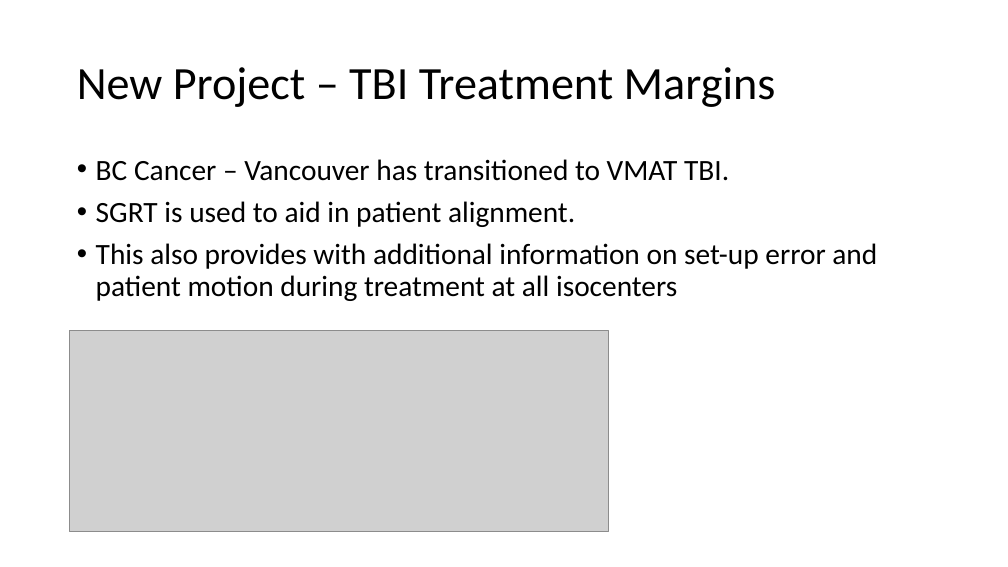
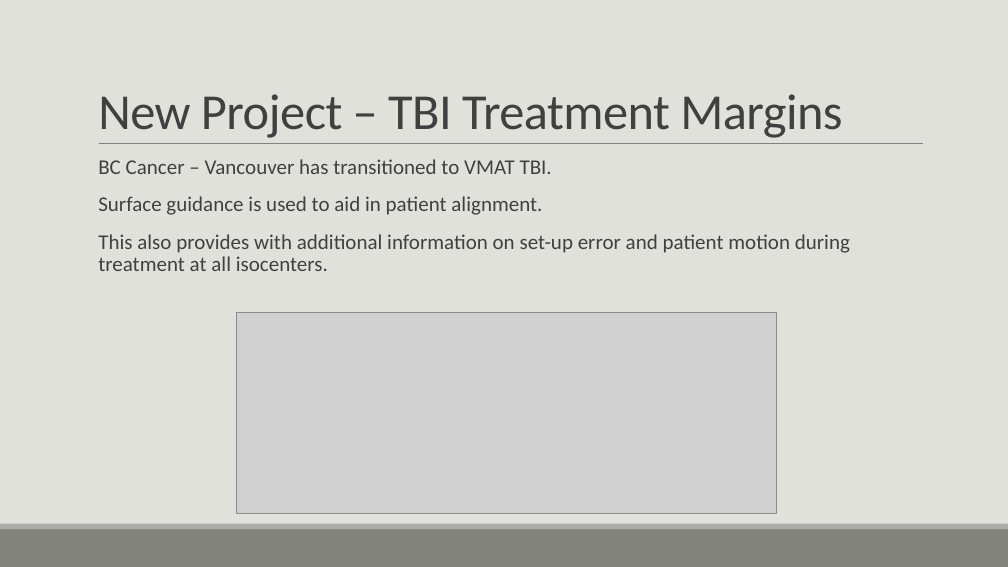
Before and after one commit to CNorthwayMedPhys/Full-Body-Flow-Model-Project, a slide deck: slide 20 of Working Documents/Committee Meeting.pptx (slide 19 before the commit). Drawn at 1008x567 pixels with LibreOffice and Linux fonts; fonts in the diff are those of the drawing; grey boxes stand for pictures. Boxes give left, top, right and bottom in pixels: in the first picture for what was removed or moved away, otherwise in the second. Text is boxed around its words. In the diff, an @@ line names an element or a change of style, - is before the commit and + after.

```diff
--- a/Working Documents/Committee Meeting.pptx
+++ b/Working Documents/Committee Meeting.pptx
@@ background #FFFFFF to #E1E1DB @@
@@ title "New Project – TBI Treatment ...": place and size @@
-title "New Project – TBI Treatment ..." at <box>77,67,776,107</box>
+title "New Project – TBI Treatment ..." at <box>98,94,842,138</box>
@@ title "New Project – TBI Treatment ..." at <box>98,94,842,138</box>: size 44 to 48 pt, text colour #000000 to #404040, letter spacing 0 to -0.5 pt; line spacing 0.9 to 0.85; vertical alignment middle to bottom @@
@@ line added from (99, 144) to (923, 144), #808080 0.5 pt @@
@@ text at <box>98,159,552,174</box>: size 28 to 20 pt, text colour #000000 to #404040 in "BC Cancer – Vancouver has transitioned to ..."; bullet • to  ; more space between paragraphs @@
@@ text at <box>98,196,850,271</box>: text changed; size 28 to 20 pt; text colour #000000 to #404040 @@
-• SGRT is used to aid in patient alignment.
-• This also provides with additional information on set-up error and patient motion during treatment at all isocenters
+  Surface guidance is used to aid in patient alignment.
+  This also provides with additional information on set-up error and patient motion during treatment at all isocenters.
@@ picture: place and size @@
-picture at <box>70,331,609,532</box>
+picture at <box>237,313,777,514</box>
@@ rectangle added at <box>0,529,1008,567</box>, fill #82847C @@
@@ rectangle added at <box>0,524,1008,529</box>, fill #ACADA8 @@
```
Also in this commit, not shown: 20 other slides changed, 4 slides added, 52 other files.
